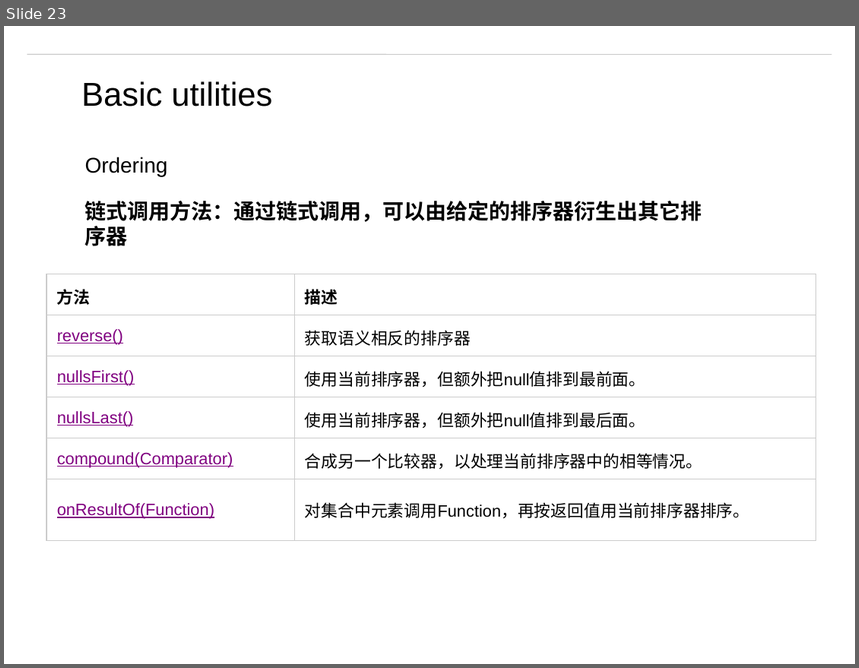
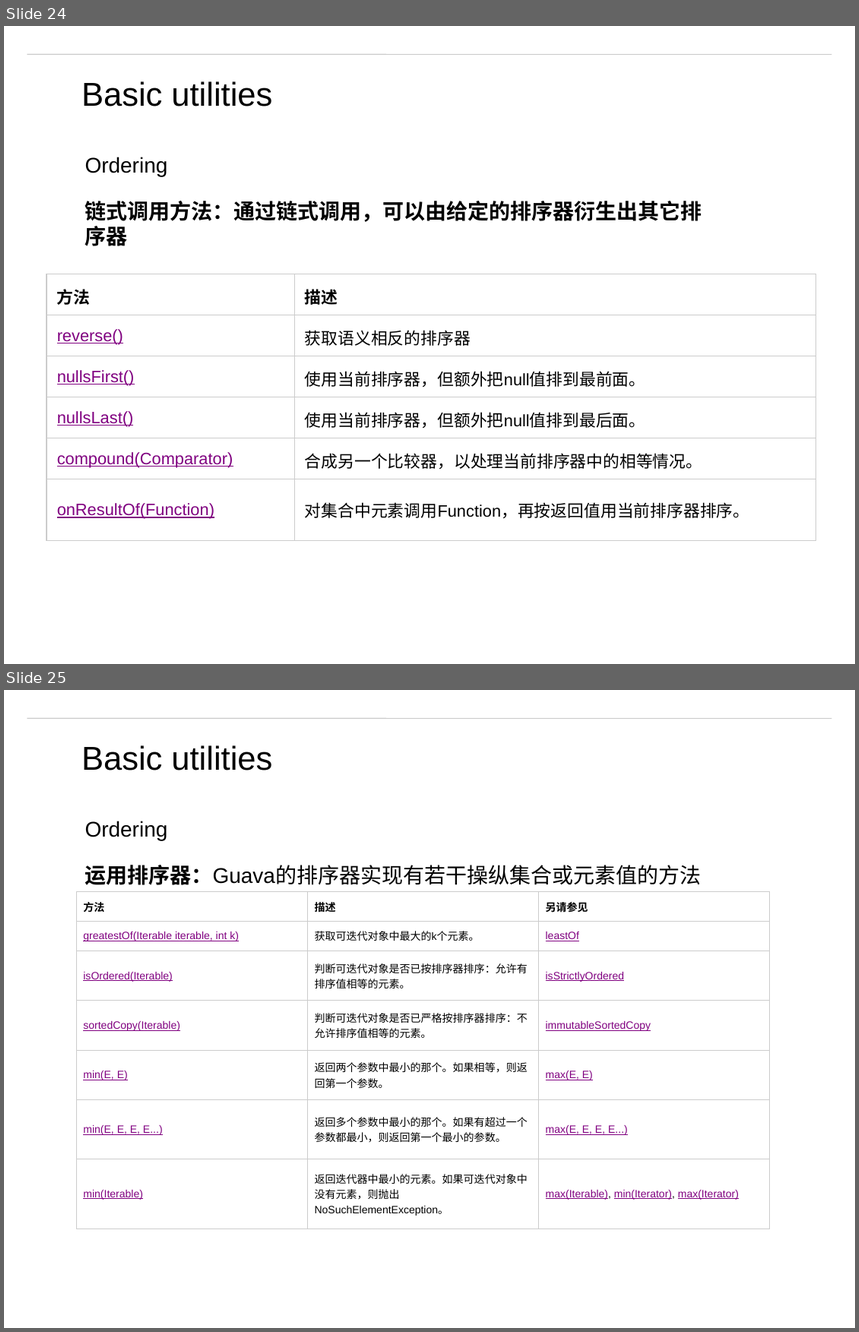
Before and after one commit to matt19870107/Guava, a slide deck: Guava.pptx. Shown one above the other, each under a label of ours: slide 23 before the commit, slides 24 and 25 after it. The pictures are 859x668 and 859x1332 pixels, drawn with LibreOffice and Linux fonts; fonts in the diff are those of the drawing; background and template pictures are left out. Boxes give left, top, right and bottom in pixels: in the first picture for what was removed or moved away, otherwise in the second. Text is boxed around its words. In the diff, an @@ line names an element or a change of style, - is before the commit and + after.

```diff
--- a/Guava.pptx
+++ b/Guava.pptx
@@ slide 25 added at (4, 690, 855, 1328), background #FFFFFF; not listed: 1 template element that a slide beside it also shows @@
@@ text added at (82, 745, 272, 771), 28 pt, text #000000 @@
+Basic utilities
@@ text added at (85, 821, 168, 840), 18 pt, text #000000 @@
+Ordering
@@ text added at (85, 865, 702, 885), 18 pt, text #000000 @@
+运用排序器：Guava的排序器实现有若干操纵集合或元素值的方法
@@ table added at (76, 891, 771, 1229), 7 rows, 3 columns @@
+方法 | 描述 | 另请参见
+greatestOf(Iterable iterable, int k) | 获取可迭代对象中最大的k个元素。 | leastOf
+isOrdered(Iterable) | 判断可迭代对象是否已按排序器排序：允许有排序值相等的元素。 | isStrictlyOrdered
+sortedCopy(Iterable) | 判断可迭代对象是否已严格按排序器排序：不允许排序值相等的元素。 | immutableSortedCopy
+min(E, E) | 返回两个参数中最小的那个。如果相等，则返回第一个参数。 | max(E, E)
+min(E, E, E, E...) | 返回多个参数中最小的那个。如果有超过一个参数都最小，则返回第一个最小的参数。 | max(E, E, E, E...)
+min(Iterable) | 返回迭代器中最小的元素。如果可迭代对象中没有元素，则抛出NoSuchElementException。 | max(Iterable), min(Iterator), max(Iterator)
@@ what was slide 23 is now slide 24 @@
```
Also in this commit, not shown: 1 slide changed, 8 other slides added, 11 other files.
